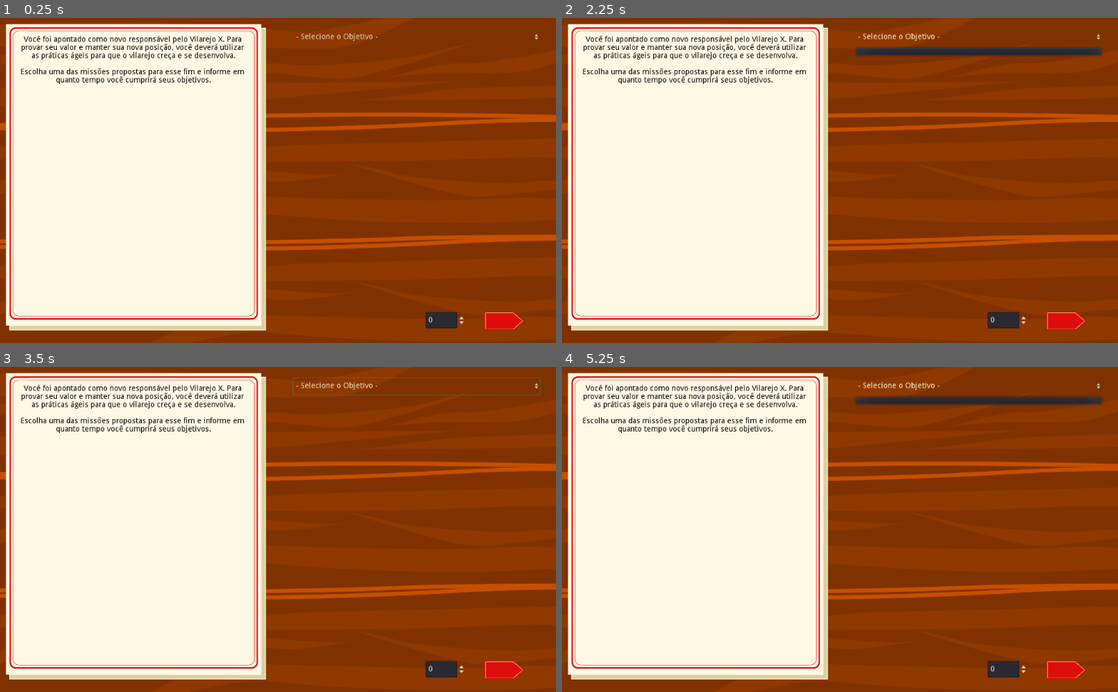
Above: before the commit, frames 1-4 (two rows, left to right).
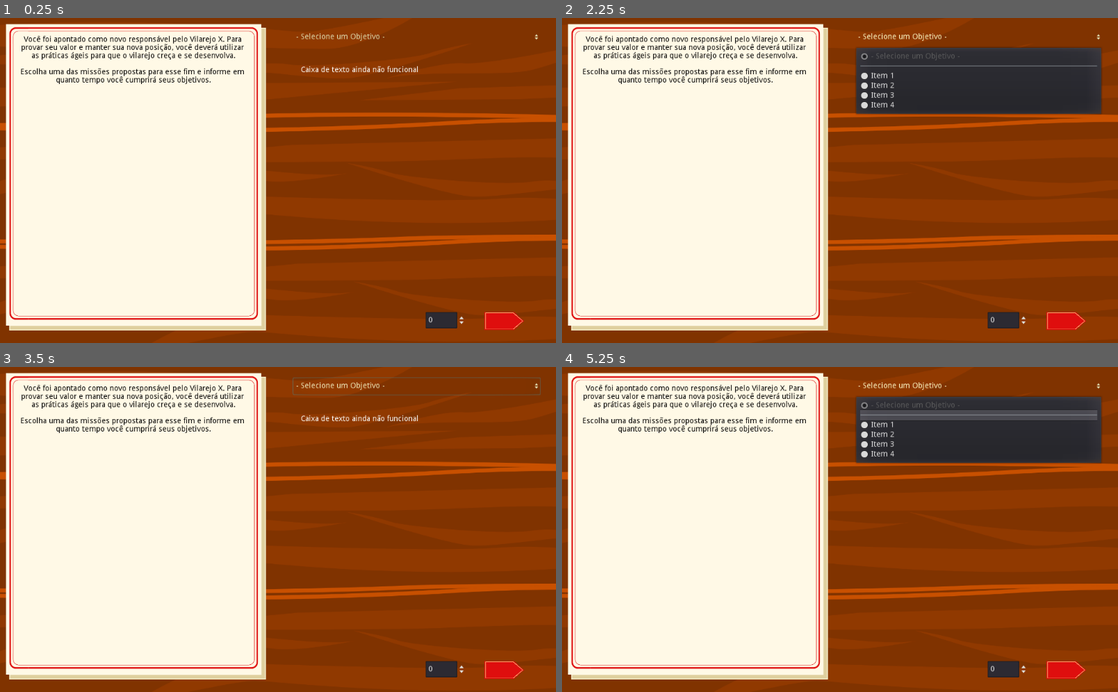
Above: after the commit, the same moments.

Repository: Gebp/TCC
Game: Godot game, scene res://Telas/2-SelecionarObjetivo.tscn
Same seed, same stepped clock (60 frames per second), same inputs: the game is played once before the commit and once after it.
Inputs (mouse positions are in pixels of both pictures, inside the frame that each line leads up to):
- Up to frame 1 (0.25 s): no input
- Up to frame 2 (2.25 s): click (979, 37) at 0.5 s, where only the run before the commit has a clickable "- Selecione o Objetivo -"; click (979, 37) at 1.25 s, where only the run after the commit has a clickable "- Selecione um Objetivo -"; click (979, 37) at 2 s, where only the run before the commit has a clickable "- Selecione o Objetivo -"
- Up to frame 3 (3.5 s): click (417, 386) at 2.75 s, where only the run after the commit has a clickable "- Selecione um Objetivo -"
- Up to frame 4 (5.25 s): click (979, 386) at 3.5 s, where only the run before the commit has a clickable "- Selecione o Objetivo -"; click (979, 386) at 4.25 s, where only the run after the commit has a clickable "- Selecione um Objetivo -"; tap Enter at 5 s

The runs differ from the first frame. In frame 1, 0.3% of the frame differs, in the area x 54-76%, y 4-17%; in frame 2, 8.2%, in the area x 52-98%, y 4-30%; in frame 3, 0.3%; in frame 4, 8.2%.

Commit message:
1º Script

Diff:
--- /dev/null
+++ b/Agile_Vilage/Scripts/dropdownOption.gd
@@ -0,0 +1,31 @@
+extends Control
+
+onready var lista = get_node('../ListaObj')
+# Lista de opções
+var items = ['Item 1', 'Item 2', 'Item 3', 'Item 4']
+
+# Chamada quando inicia a função.
+func _ready():
+	add_items()
+	disable_items(0)
+
+func add_items():
+	lista.add_item('- Selecione um Objetivo -') # Posição 0
+	lista.add_separator() # Posição 1
+	for i in items:
+		lista.add_item(i)
+
+func disable_items(id):
+	lista.set_item_disabled(id, true)
+
+func _on_ListaObj_item_selected(index):
+	var i = index - 2
+
+	if i == 0:
+		print('0')
+	if i == 1:
+		print('1')
+	if i == 2:
+		print('2')
+	if i == 3:
+		print('3')
--- a/Agile_Vilage/Telas/2-SelecionarObjetivo.tscn
+++ b/Agile_Vilage/Telas/2-SelecionarObjetivo.tscn
@@ -1,13 +1,14 @@
-[gd_scene load_steps=5 format=2]
+[gd_scene load_steps=6 format=2]
 
 [ext_resource path="res://Imagens/Background/Mesa.png" type="Texture" id=1]
-[ext_resource path="res://Imagens/Cards/Carta_Intro - Copy.png" type="Texture" id=2]
+[ext_resource path="res://Imagens/Cards/Carta_Intro.png" type="Texture" id=2]
 [ext_resource path="res://Imagens/Btns/Botao_prox.png" type="Texture" id=3]
+[ext_resource path="res://Scripts/dropdownOption.gd" type="Script" id=4]
 
 [sub_resource type="RectangleShape2D" id=1]
 extents = Vector2( 36.5, 17.5 )
 
-[node name="Planejamento" type="Node2D"]
+[node name="SelecionaObjetivo" type="Node2D"]
 
 [node name="Background" type="CanvasLayer" parent="."]
 layer = -1
@@ -23,16 +24,16 @@
 [node name="Mensagem inicial" type="Area2D" parent="."]
 position = Vector2( 227, 226 )
 
-[node name="CollisionShape2D" type="CollisionShape2D" parent="Mensagem inicial"]
+[node name="CartaIntro" type="CollisionShape2D" parent="Mensagem inicial"]
 position = Vector2( 27, 72 )
 shape = SubResource( 1 )
 
-[node name="CartaIntro-Copy" type="Sprite" parent="Mensagem inicial/CollisionShape2D"]
+[node name="CartaIntro" type="Sprite" parent="Mensagem inicial/CartaIntro"]
 position = Vector2( -3.5, -3.99999 )
 scale = Vector2( 0.522152, 0.536178 )
 texture = ExtResource( 2 )
 
-[node name="RichTextLabel" type="RichTextLabel" parent="Mensagem inicial"]
+[node name="TextoIntro" type="RichTextLabel" parent="Mensagem inicial"]
 margin_left = -194.0
 margin_top = -193.0
 margin_right = 233.0
@@ -46,7 +47,7 @@
 
 Escolha uma das missões propostas para esse fim e informe em quanto tempo você cumprirá seus objetivos."
 
-[node name="OptionButton" type="OptionButton" parent="."]
+[node name="ListaObj" type="OptionButton" parent="."]
 modulate = Color( 1, 0.980392, 0.796078, 1 )
 margin_left = 539.0
 margin_top = 19.0
@@ -54,8 +55,9 @@
 margin_bottom = 52.0
 text = "- Selecione o Objetivo -"
 flat = true
+script = ExtResource( 4 )
 
-[node name="SpinBox" type="SpinBox" parent="."]
+[node name="QtdSprint" type="SpinBox" parent="."]
 margin_left = 784.0
 margin_top = 543.0
 margin_right = 858.0
@@ -65,11 +67,20 @@
 [node name="Btn_prox" type="Area2D" parent="."]
 position = Vector2( 918, 557 )
 
-[node name="CollisionShape2D" type="CollisionShape2D" parent="Btn_prox"]
+[node name="BtnProx" type="CollisionShape2D" parent="Btn_prox"]
 position = Vector2( 9.5, 2.5 )
 shape = SubResource( 1 )
 
-[node name="CartaIntro-Copy" type="Sprite" parent="Btn_prox/CollisionShape2D"]
+[node name="BtnProx" type="Sprite" parent="Btn_prox/BtnProx"]
 position = Vector2( 1, 0 )
 scale = Vector2( 0.166018, 0.172249 )
 texture = ExtResource( 3 )
+
+[node name="TextObj" type="RichTextLabel" parent="."]
+margin_left = 554.0
+margin_top = 89.0
+margin_right = 1011.0
+margin_bottom = 500.0
+text = "Caixa de texto ainda não funcional"
+
+[connection signal="item_selected" from="ListaObj" to="ListaObj" method="_on_ListaObj_item_selected"]
--- a/Agile_Vilage/Telas/3-Planejamento.tscn
+++ b/Agile_Vilage/Telas/3-Planejamento.tscn
@@ -1,6 +1,10 @@
-[gd_scene load_steps=2 format=2]
+[gd_scene load_steps=4 format=2]
 
 [ext_resource path="res://Imagens/Background/Mesa.png" type="Texture" id=1]
+[ext_resource path="res://Imagens/Cards/QuadroKanban.png" type="Texture" id=2]
+
+[sub_resource type="RectangleShape2D" id=1]
+extents = Vector2( 110, 231.5 )
 
 [node name="Planejamento" type="Node2D"]
 
@@ -14,3 +18,38 @@
 __meta__ = {
 "_edit_lock_": true
 }
+
+[node name="ToDo" type="Area2D" parent="."]
+
+[node name="CollisionShape2D" type="CollisionShape2D" parent="ToDo"]
+position = Vector2( 316, 339.5 )
+shape = SubResource( 1 )
+
+[node name="QuadroKanban" type="Sprite" parent="ToDo/CollisionShape2D"]
+position = Vector2( -1, 0 )
+scale = Vector2( 0.376772, 0.529523 )
+texture = ExtResource( 2 )
+
+[node name="Doing" type="Area2D" parent="."]
+position = Vector2( 495, 0 )
+
+[node name="CollisionShape2D" type="CollisionShape2D" parent="Doing"]
+position = Vector2( 316, 339.5 )
+shape = SubResource( 1 )
+
+[node name="QuadroKanban" type="Sprite" parent="Doing/CollisionShape2D"]
+position = Vector2( -1, 0 )
+scale = Vector2( 0.376772, 0.529523 )
+texture = ExtResource( 2 )
+
+[node name="Done" type="Area2D" parent="."]
+position = Vector2( 246, 0 )
+
+[node name="CollisionShape2D" type="CollisionShape2D" parent="Done"]
+position = Vector2( 316, 339.5 )
+shape = SubResource( 1 )
+
+[node name="QuadroKanban" type="Sprite" parent="Done/CollisionShape2D"]
+position = Vector2( -1, 0 )
+scale = Vector2( 0.376772, 0.529523 )
+texture = ExtResource( 2 )
--- a/Agile_Vilage/project.godot
+++ b/Agile_Vilage/project.godot
@@ -20,4 +20,5 @@
 
 [rendering]
 
+quality/driver/driver_name="GLES2"
 environment/default_environment="res://default_env.tres"
Renamed: Agile_Vilage/Imagens/Cards/Carta_Intro - Copy.png -> Agile_Vilage/Imagens/Cards/Carta_Intro.png
Not shown, changed: Agile_Vilage/Imagens/Cards/Carta_Intro.png.import
